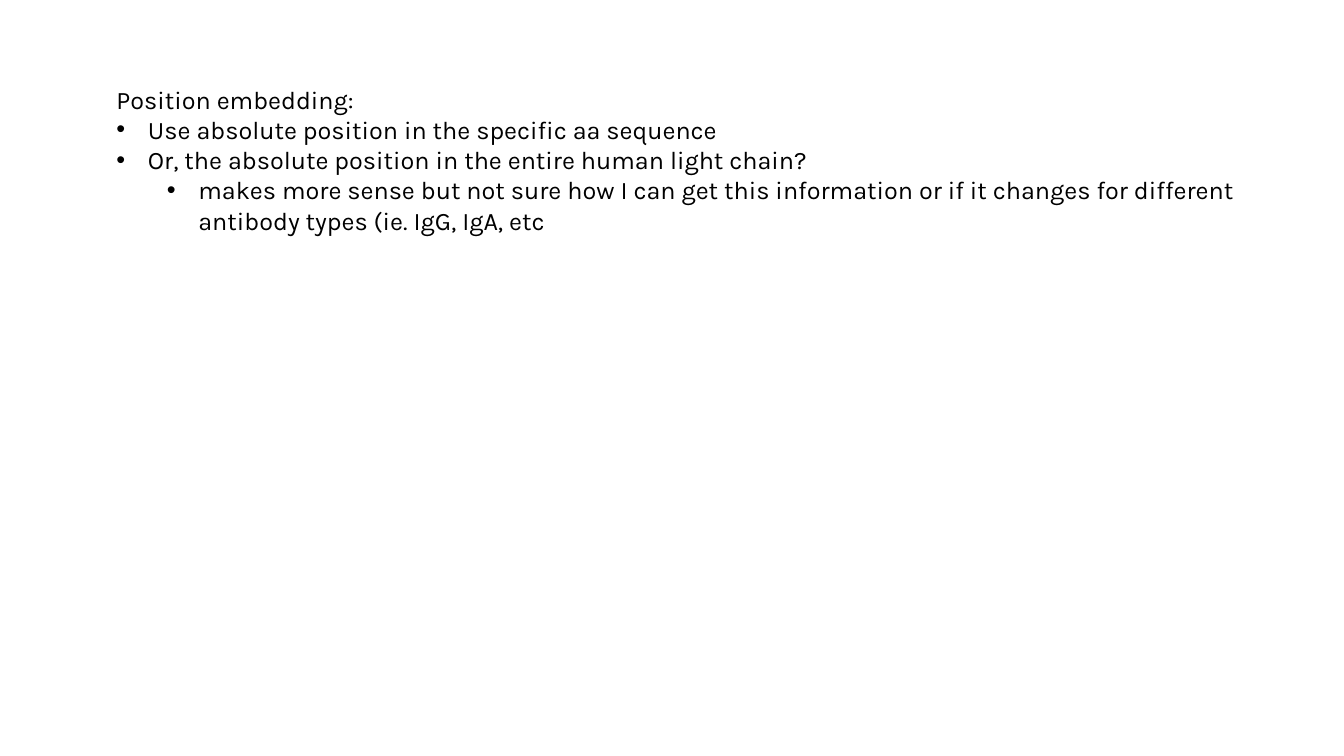
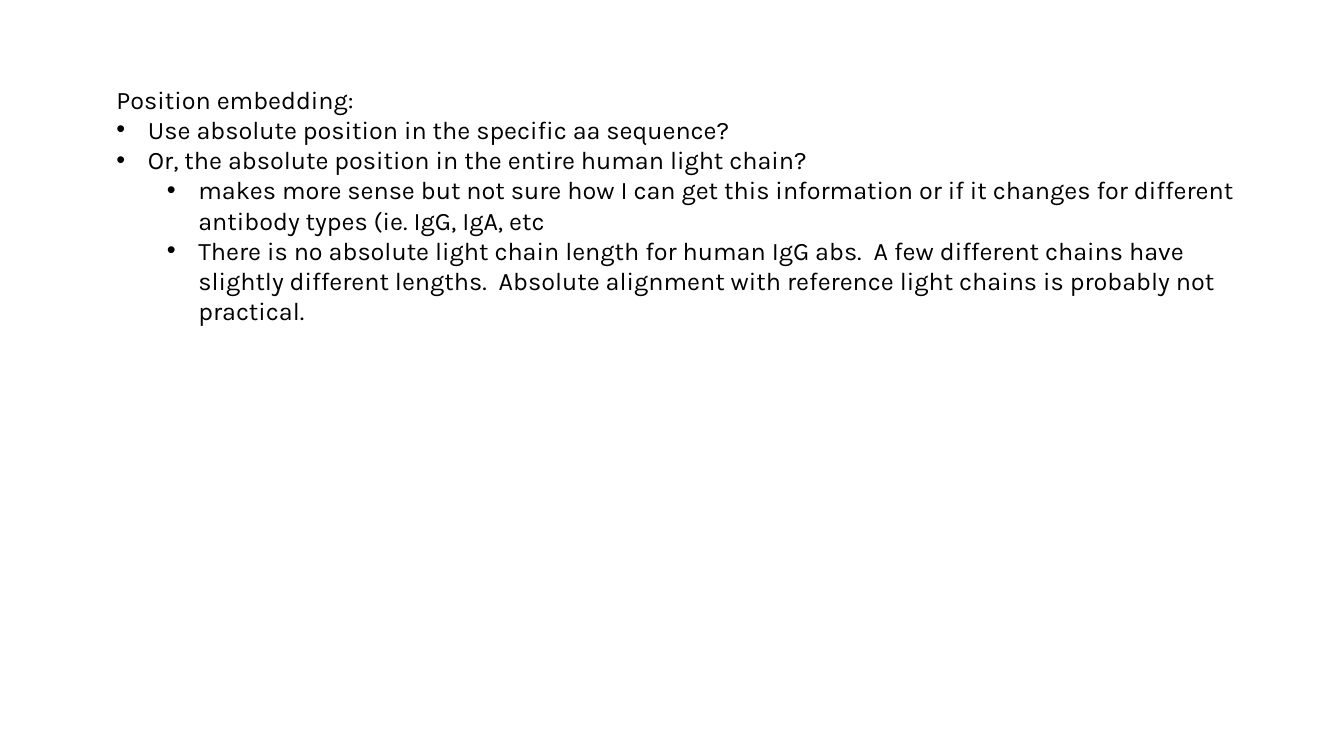
Before and after one commit to planaria158/BERT, a slide deck: slide 4 of Experiments.pptx. Drawn at 1344x756 pixels with LibreOffice and Linux fonts; fonts in the diff are those of the drawing. Boxes give left, top, right and bottom in pixels: in the first picture for what was removed or moved away, otherwise in the second. Text is boxed around its words. In the diff, an @@ line names an element or a change of style, - is before the commit and + after.

Commit message:
slide deck

```diff
--- a/Experiments.pptx
+++ b/Experiments.pptx
@@ text at (x1=148, y1=121, x2=729, y2=145): text changed @@
-• Use absolute position in the specific aa sequence
+• Use absolute position in the specific aa sequence?
@@ text at (x1=198, y1=242, x2=1214, y2=297): paragraph added @@
+  • There is no absolute light chain length for human IgG abs. A few different chains have slightly different lengths. Absolute alignment with reference light chains is probably not practical.
```
Also in this commit, not shown: 2 other slides changed.
